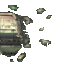
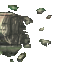
Layered file, before and after one edit (64×64). Changes by layer:
added group "Group 2" with 2 layers above "Group 1" over [0, 12, 28, 59]
added layer "Layer 8" in group "Group 2" over [0, 12, 28, 59]
moved "Layer 7" into group "Group 2", painted on it, unmasked it over [3, 12, 28, 59]
